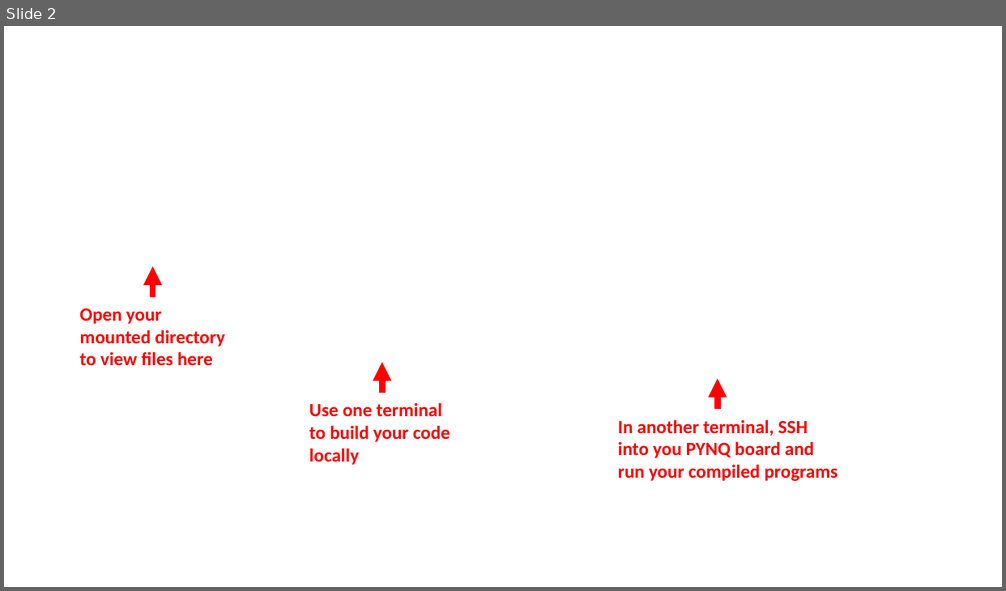
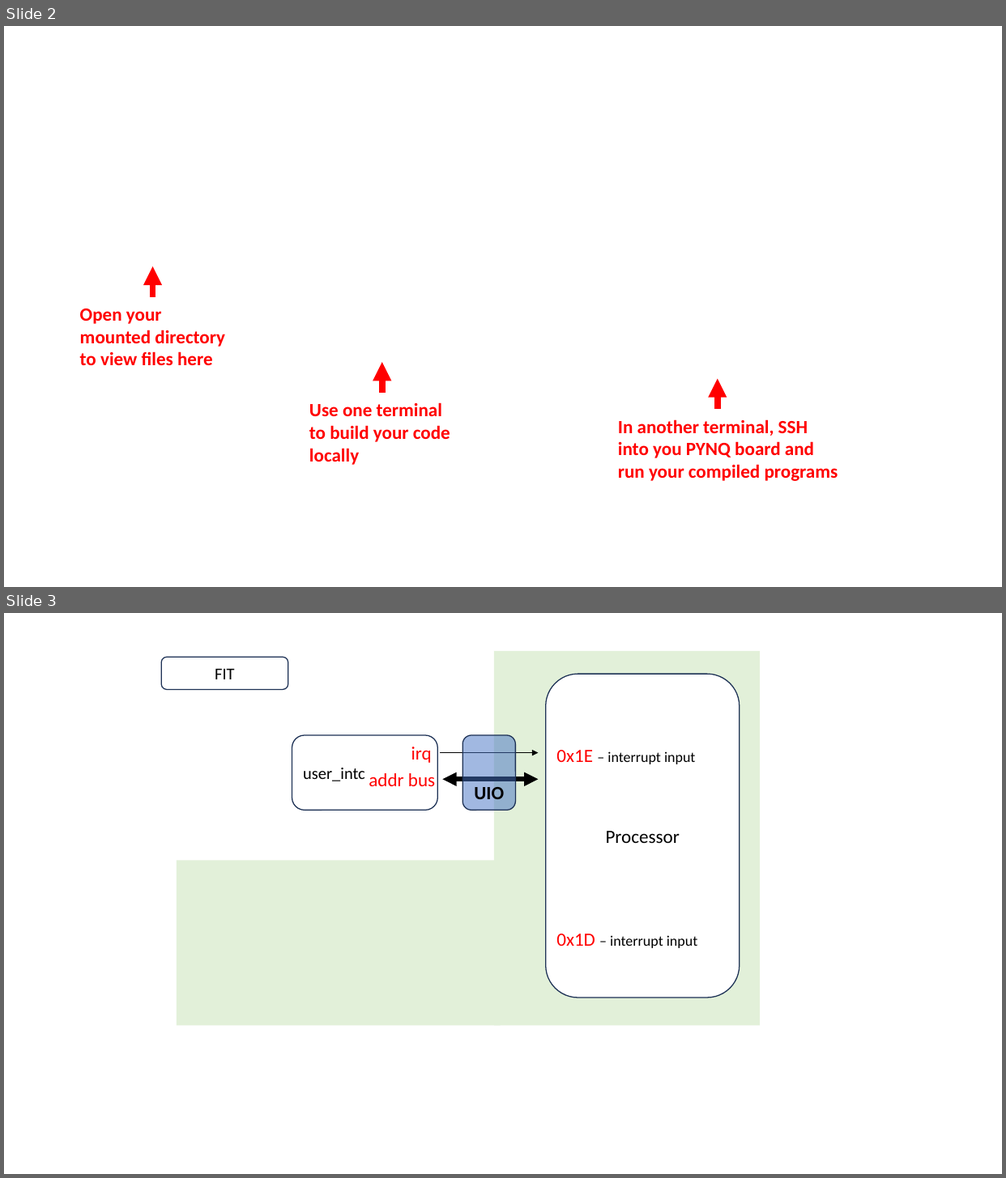
Before and after one commit to byu-cpe/ecen427, a slide deck: _media_srcs/ecen427.pptx. Shown one above the other, each under a label of ours: slide 2 before the commit, slides 2 and 3 after it. The pictures are 1006x591 and 1006x1178 pixels, drawn with LibreOffice and Linux fonts; fonts in the diff are those of the drawing; background and template pictures are left out. Boxes give left, top, right and bottom in pixels: in the first picture for what was removed or moved away, otherwise in the second. Text is boxed around its words. In the diff, an @@ line names an element or a change of style, - is before the commit and + after.

```diff
--- a/_media_srcs/ecen427.pptx
+++ b/_media_srcs/ecen427.pptx
@@ slide 3 added at box(4, 613, 1002, 1174), background #FFFFFF @@
@@ rounded rectangle added at box(161, 658, 288, 690), fill #FFFFFF, outline #1E3256 1 pt, 16 pt, text #000000 @@
+FIT
@@ rectangle added at box(494, 651, 760, 1026), fill #E2F0D9 @@
@@ rounded rectangle added at box(546, 674, 740, 998), fill #FFFFFF, outline #1E3256 1 pt, 18 pt, text #000000 @@
+Processor
@@ rounded rectangle added at box(292, 735, 438, 810), fill #FFFFFF, outline #1E3256 1 pt, 16 pt, text #000000 @@
+user_intc
@@ text added at box(411, 747, 432, 763), 18 pt, text #FF0000 @@
+irq
@@ arrow added from (441, 753) to (539, 753), #000000 1 pt @@
@@ rounded rectangle added at box(463, 735, 516, 810), fill #4472C4 at 50% opacity, outline #1E3256 1 pt, 18 pt, text #000000, bold @@
+UIO
@@ text added at box(556, 750, 695, 764), 14 pt, text #000000 @@
+0x1E – interrupt input
@@ text added at box(368, 773, 435, 786), 18 pt, text #FF0000 @@
+addr bus
@@ double arrow added from (443, 779) to (539, 779), #000000 4.5 pt @@
@@ rectangle added at box(177, 861, 501, 1026), fill #E2F0D9 @@
@@ text added at box(556, 934, 697, 948), 14 pt, text #000000 @@
+0x1D – interrupt input
```
Also in this commit, not shown: 2 other files.
